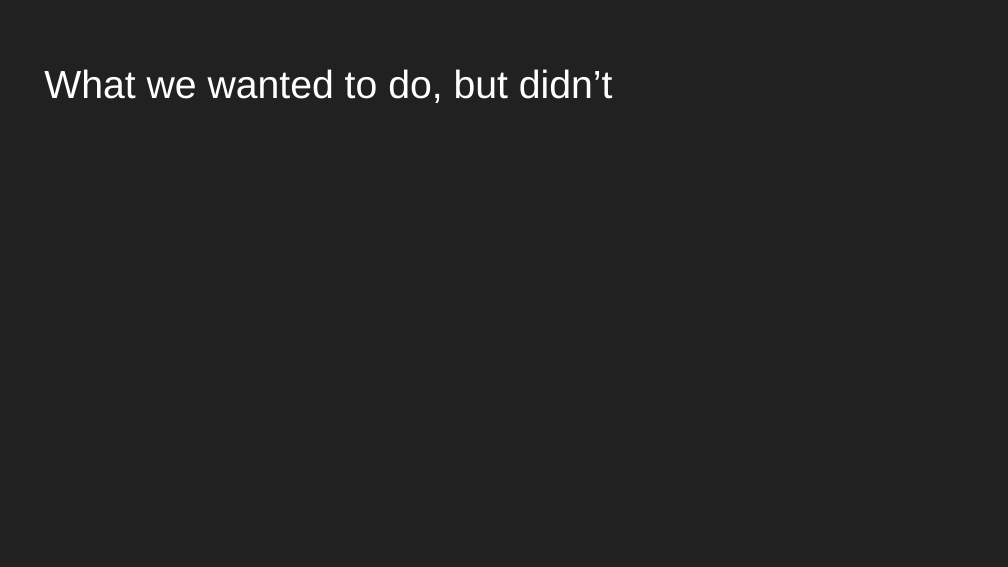
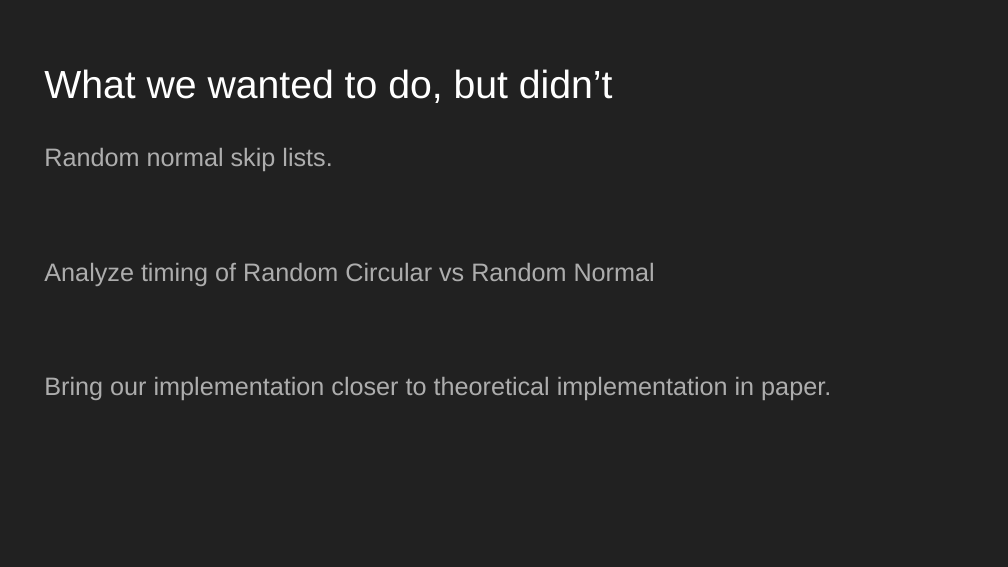
Before and after one commit to JSoddy/432-team10-project, a slide deck: slide 28 of Video/Final Video.pptx (slide 29 before the commit). Drawn at 1008x567 pixels with LibreOffice and Linux fonts; fonts in the diff are those of the drawing. Boxes give left, top, right and bottom in pixels: in the first picture for what was removed or moved away, otherwise in the second. Text is boxed around its words. In the diff, an @@ line names an element or a change of style, - is before the commit and + after.

```diff
--- a/Video/Final Video.pptx
+++ b/Video/Final Video.pptx
@@ text added at [44,148,831,400], 18 pt, text #ADADAD @@
+Random normal skip lists.
+Analyze timing of Random Circular vs Random Normal
+Bring our implementation closer to theoretical implementation in paper.
```
Also in this commit, not shown: 7 other slides changed, 16 slides added, 17 slides removed.
